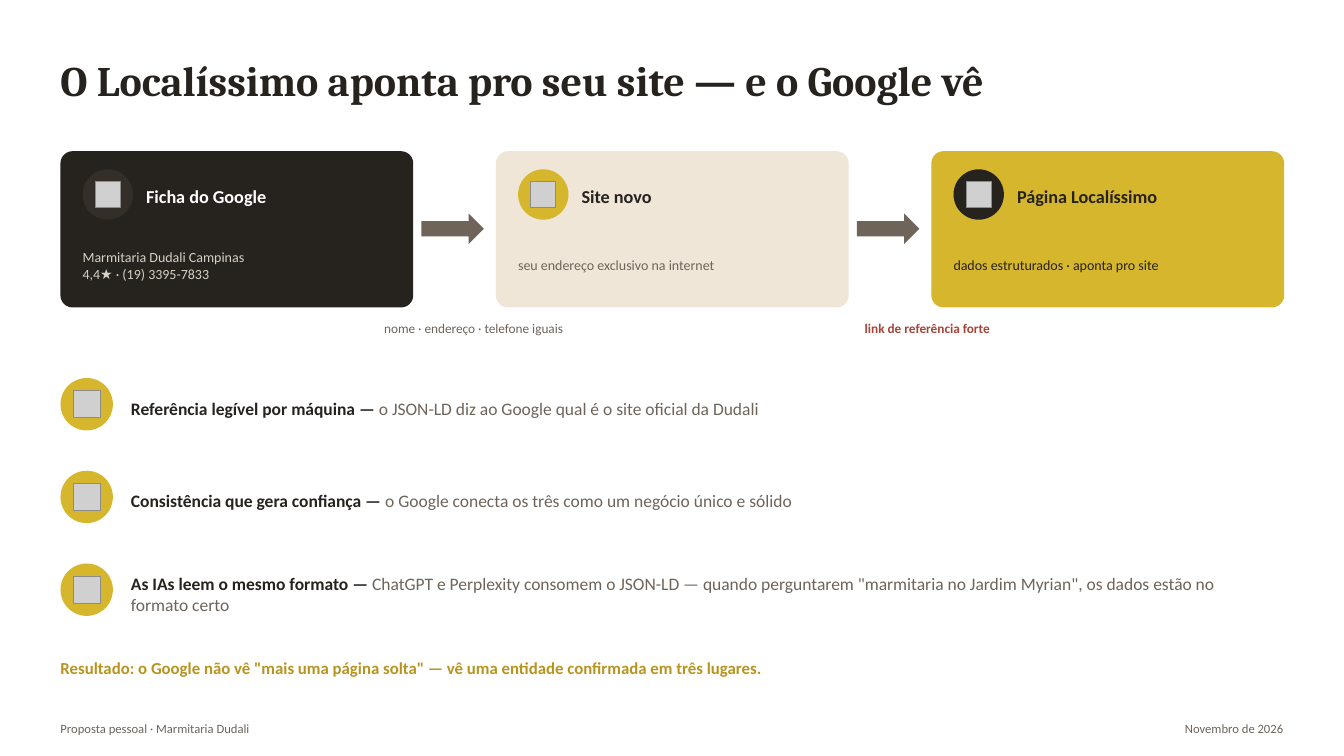
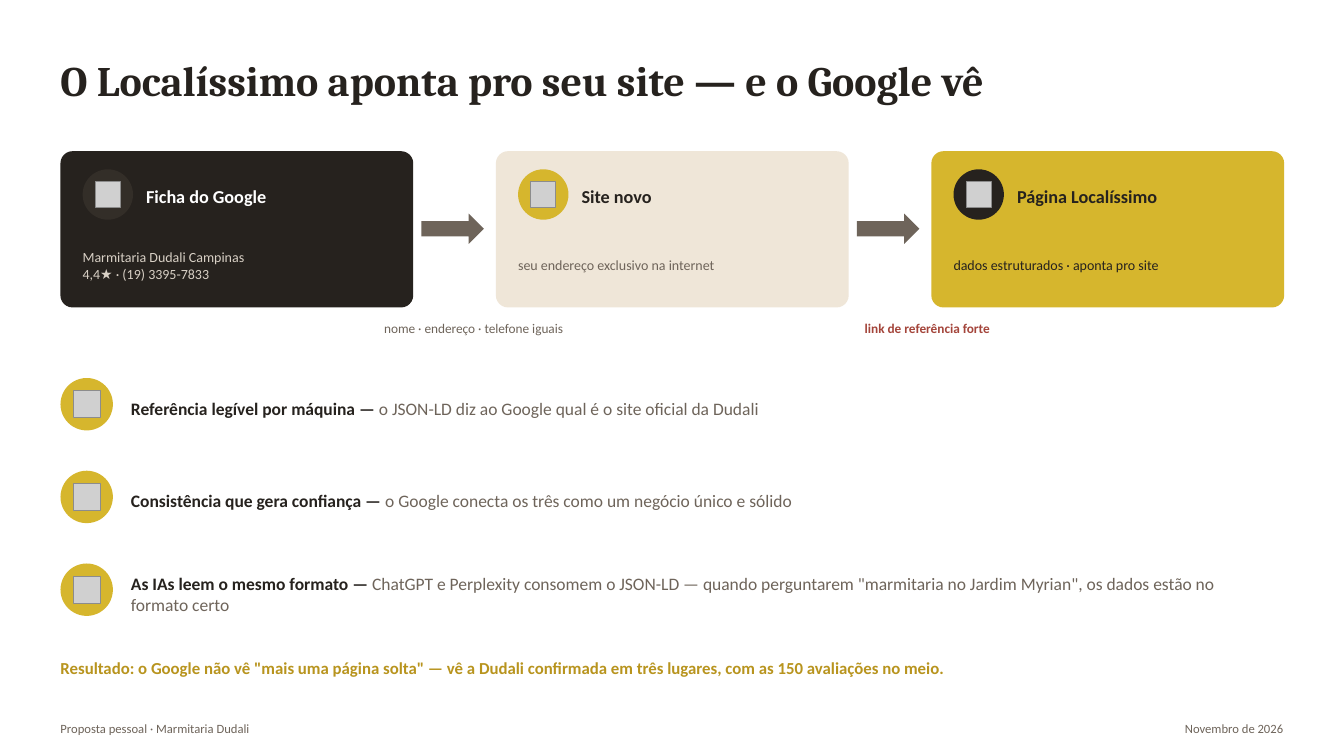
Before and after one commit to MarconiVini/live-layout, a slide deck: slide 5 of dudali/proposta-2026-11-21.pptx. Drawn at 1344x756 pixels with LibreOffice and Linux fonts; fonts in the diff are those of the drawing; grey boxes stand for pictures. Boxes give left, top, right and bottom in pixels: in the first picture for what was removed or moved away, otherwise in the second. Text is boxed around its words. In the diff, an @@ line names an element or a change of style, - is before the commit and + after.

```diff
--- a/dudali/proposta-2026-11-21.pptx
+++ b/dudali/proposta-2026-11-21.pptx
@@ text at box(60, 662, 944, 677): text changed @@
-Resultado: o Google não vê "mais uma página solta" — vê uma entidade confirmada em três lugares.
+Resultado: o Google não vê "mais uma página solta" — vê a Dudali confirmada em três lugares, com as 150 avaliações no meio.
```
Also in this commit, not shown: 9 other slides changed, 3 other files.
